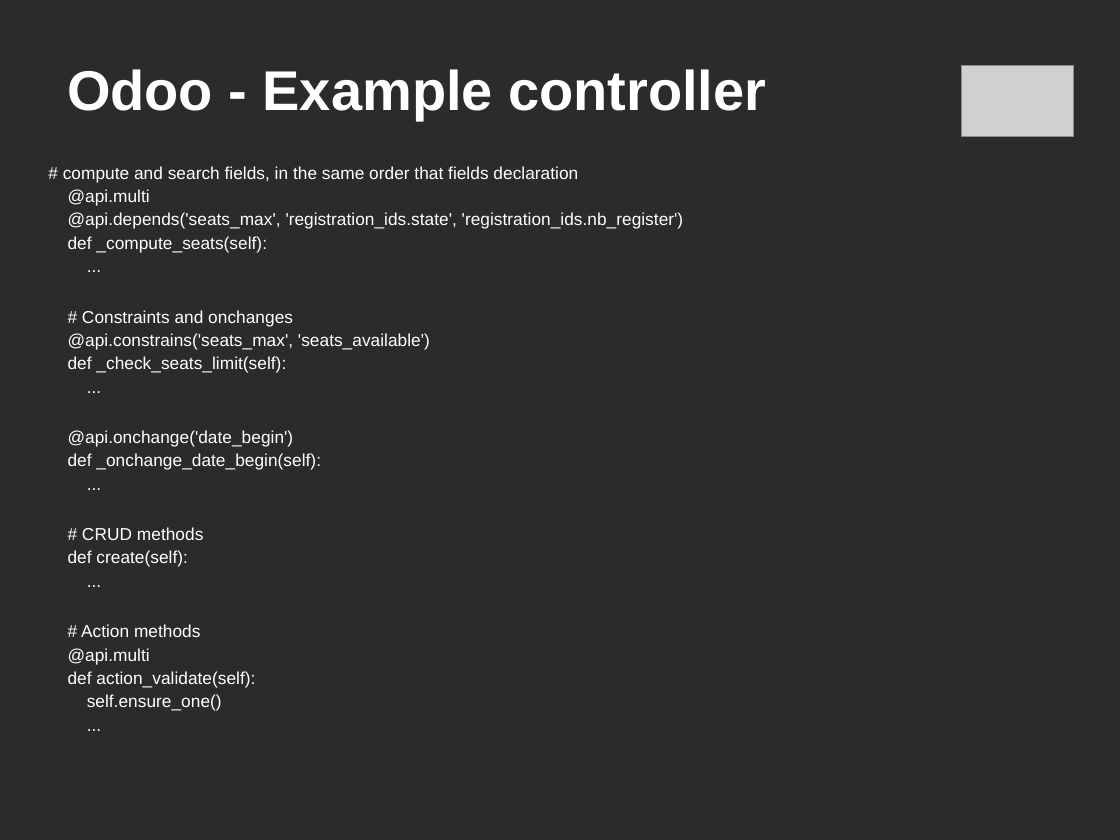
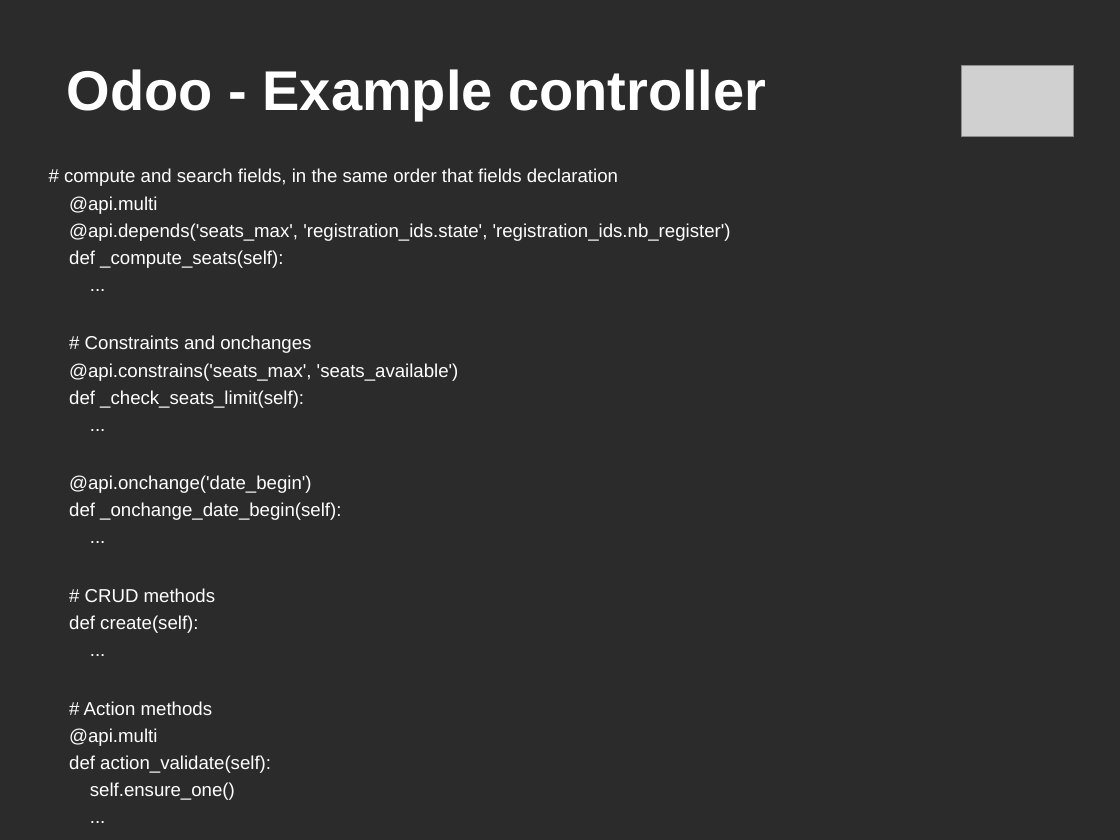
Before and after one commit to c-goosen/ctpug_11_july, a slide deck: slide 17 of Presentation/ctpug-odoo-11_july.ppt. Drawn at 1120x840 pixels with LibreOffice and Linux fonts; fonts in the diff are those of the drawing; grey boxes stand for pictures; background and template pictures are left out; a plain dark background stands for a picture behind light text. Boxes give left, top, right and bottom in pixels: in the first picture for what was removed or moved away, otherwise in the second. Text is boxed around its words. In the diff, an @@ line names an element or a change of style, - is before the commit and + after.

```diff
--- a/Presentation/ctpug-odoo-11_july.ppt
+++ b/Presentation/ctpug-odoo-11_july.ppt
@@ text "# compute and search fields, ..." at box(64, 168, 731, 800): size 11.1 to 12 pt; indent changed; line spacing 0.9 to 1 @@
```
Also in this commit, not shown: 10 other slides changed, 2 slides added, 1 slide removed, 5 other files.
